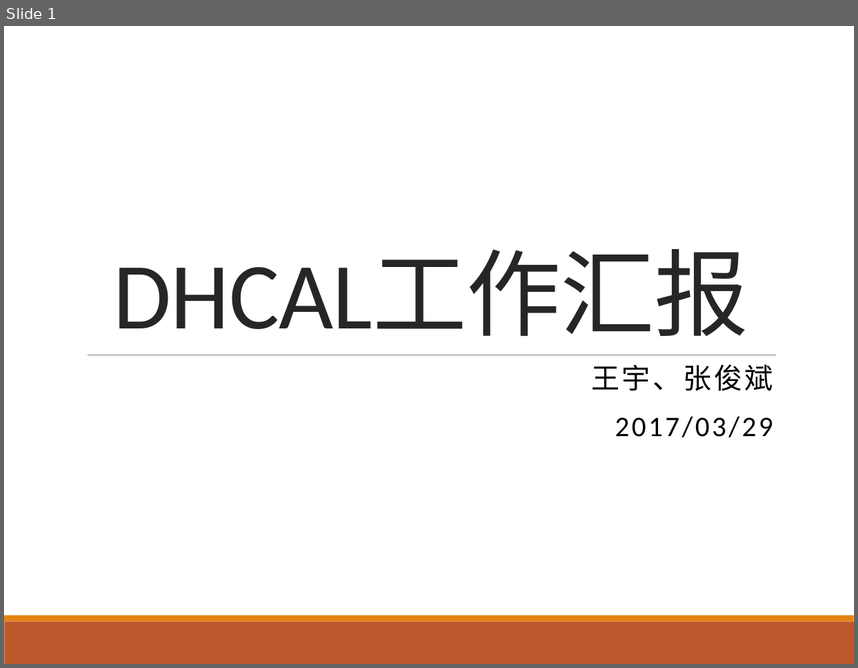
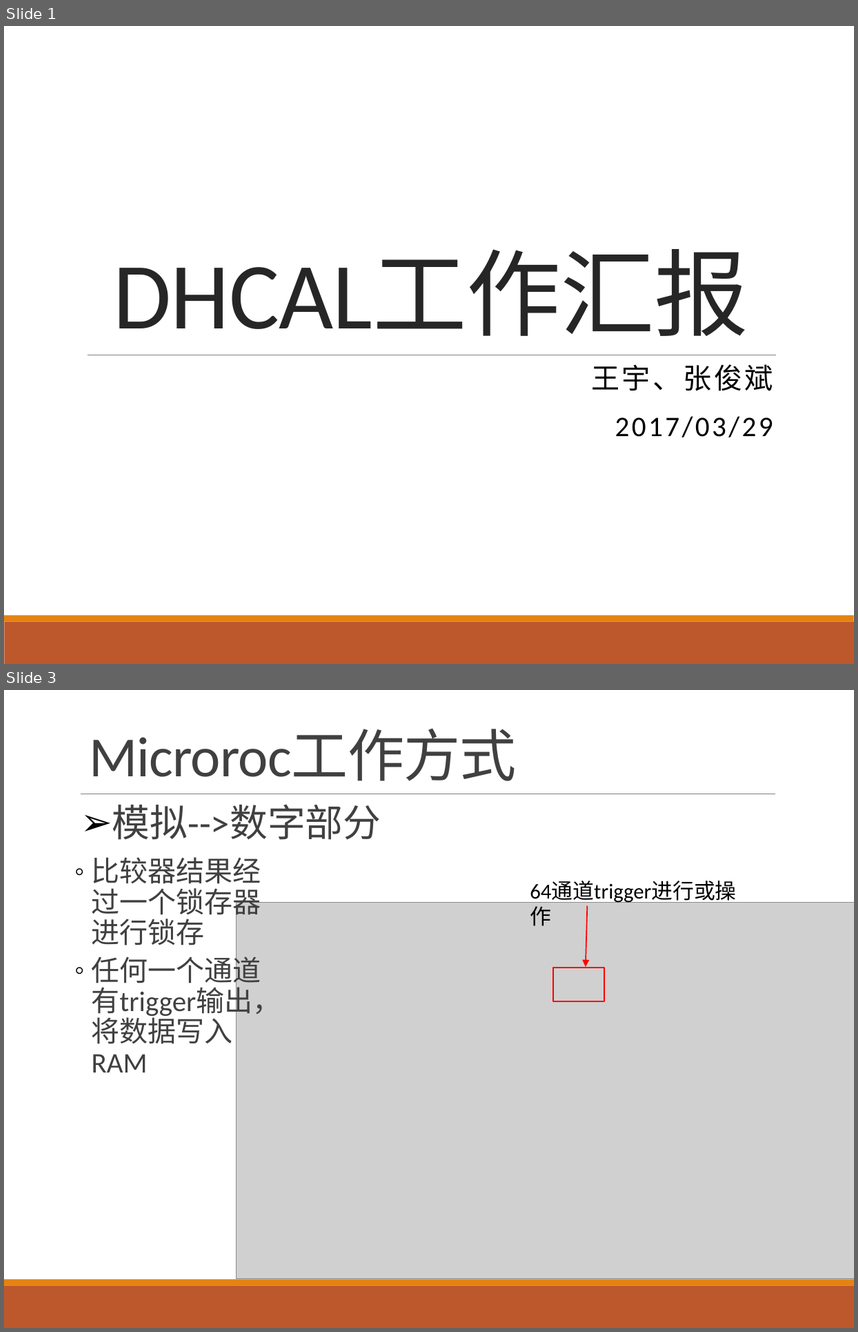
Before and after one commit to wyu0725/SDHCAL_DAQ, a slide deck: Slides/SDHCAL_20170329.pptx. Shown one above the other, each under a label of ours: slide 1 before the commit, slides 1 and 3 after it; the slides between them are not shown. The pictures are 858x668 and 858x1332 pixels, drawn with LibreOffice and Linux fonts; fonts in the diff are those of the drawing; grey boxes stand for pictures. Boxes give left, top, right and bottom in pixels: in the first picture for what was removed or moved away, otherwise in the second. Text is boxed around its words. In the diff, an @@ line names an element or a change of style, - is before the commit and + after.

```diff
--- a/Slides/SDHCAL_20170329.pptx
+++ b/Slides/SDHCAL_20170329.pptx
@@ slide 3 added at [4,690,854,1328], background #FFFFFF; not listed: 2 template elements that a slide beside it also shows @@
@@ title added at [89,729,517,781], 48 pt, text #404040 @@
+Microroc工作方式
@@ line added from (81, 793) to (775, 793), #808080 0.5 pt @@
@@ text added at [112,805,381,840], 32 pt, text #404040 @@
+➢ 模拟-->数字部分
@@ text added at [92,857,281,1072], 24 pt, text #404040 @@
+  ◦ 比较器结果经过一个锁存器进行锁存
+  ◦ 任何一个通道有trigger输出，将数据写入RAM
@@ group added at [236,874,854,1279]: 1 picture, 1 rectangle, 1 arrow, 1 text @@
+64通道trigger进行或操作
```
Also in this commit, not shown: 12 other slides added, 1 slide removed, 6 other files.
